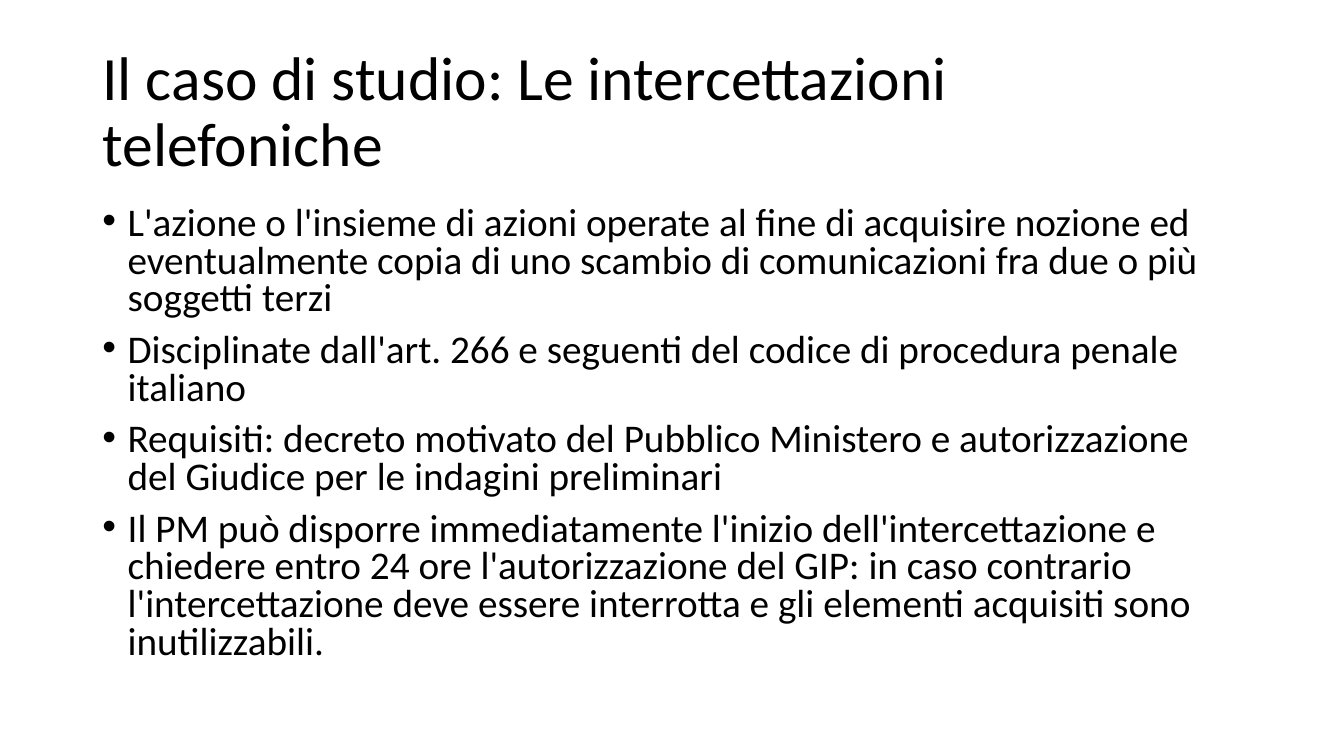
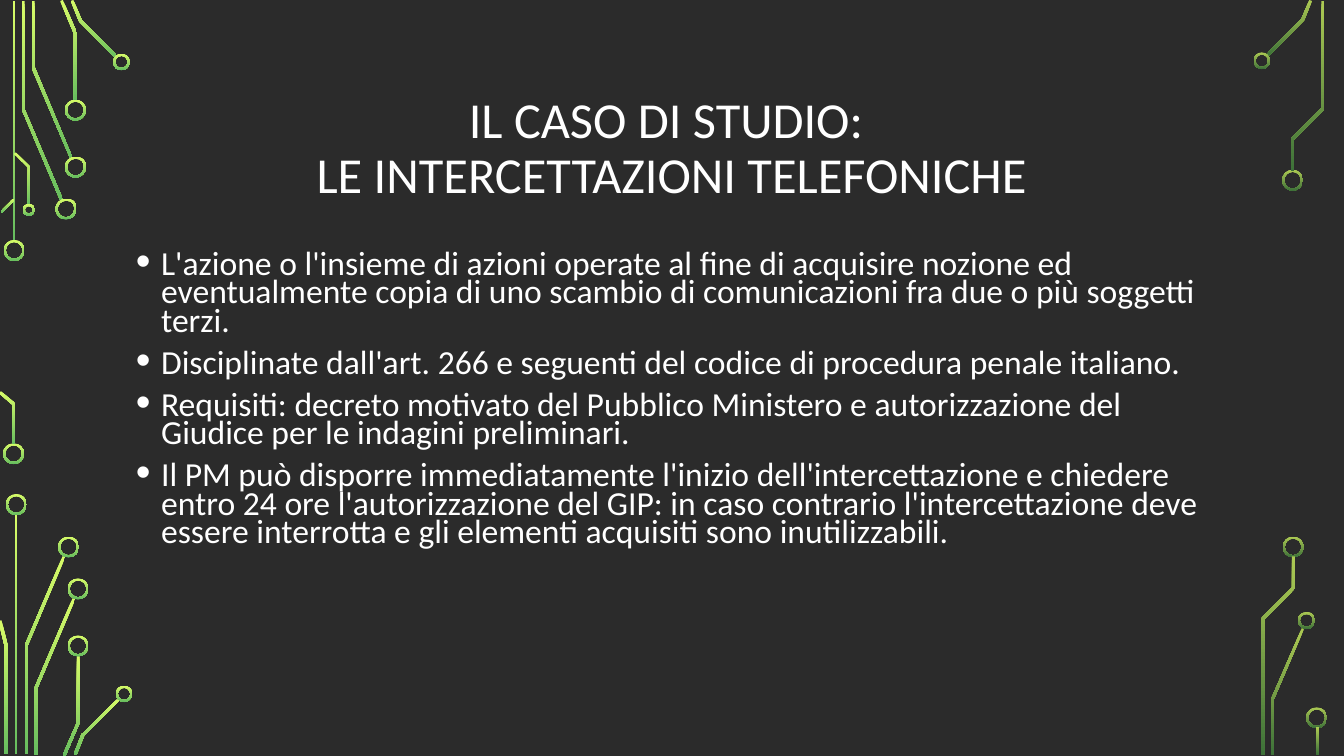
Before and after one commit to vinsan/TesiMagistrale, a slide deck: slide 3 of Le intercettazioni telefoniche in Android.odp. Drawn at 1344x756 pixels with LibreOffice and Linux fonts; fonts in the diff are those of the drawing; background and template pictures are left out; a plain dark background stands for a picture behind light text. Boxes give left, top, right and bottom in pixels: in the first picture for what was removed or moved away, otherwise in the second. Text is boxed around its words. In the diff, an @@ line names an element or a change of style, - is before the commit and + after.

```diff
--- a/Le intercettazioni telefoniche in Android.odp
+++ b/Le intercettazioni telefoniche in Android.odp
@@ background #FFFFFF to picture (left out) @@
@@ title at bbox=[317, 105, 1026, 194]: text changed; size 44 to 36 pt; text colour #000000 to #FFFFFF @@
-Il caso di studio: Le intercettazioni telefoniche
+IL CASO DI STUDIO:
+LE INTERCETTAZIONI TELEFONICHE
@@ text "L'azione o l'insieme di azioni ...": place and size @@
-text "L'azione o l'insieme di azioni ..." at bbox=[128, 208, 1197, 656]
+text "L'azione o l'insieme di azioni ..." at bbox=[161, 251, 1197, 549]
@@ text at bbox=[161, 251, 1195, 450]: text changed; size 28 to 24 pt; text colour #000000 to #FFFFFF @@
-• L'azione o l'insieme di azioni operate al fine di acquisire nozione ed eventualmente copia di uno scambio di comunicazioni fra due o più soggetti terzi
-• Disciplinate dall'art. 266 e seguenti del codice di procedura penale italiano
-• Requisiti: decreto motivato del Pubblico Ministero e autorizzazione del Giudice per le indagini preliminari
+• L'azione o l'insieme di azioni operate al fine di acquisire nozione ed eventualmente copia di uno scambio di comunicazioni fra due o più soggetti terzi.
+• Disciplinate dall'art. 266 e seguenti del codice di procedura penale italiano.
+• Requisiti: decreto motivato del Pubblico Ministero e autorizzazione del Giudice per le indagini preliminari.
@@ text at bbox=[161, 462, 1197, 549]: size 28 to 24 pt, text colour #000000 to #FFFFFF in "Il PM può disporre immediatamente l'inizio dell'intercettazi ..."; line spacing 0.8 to 0.7; bullet colour #000000 to #FFFFFF @@
@@ group added at bbox=[0, 0, 1328, 756]: 36 freeform shapes @@
```
Also in this commit, not shown: 9 other slides changed, 2 slides added, 2 slides removed.
